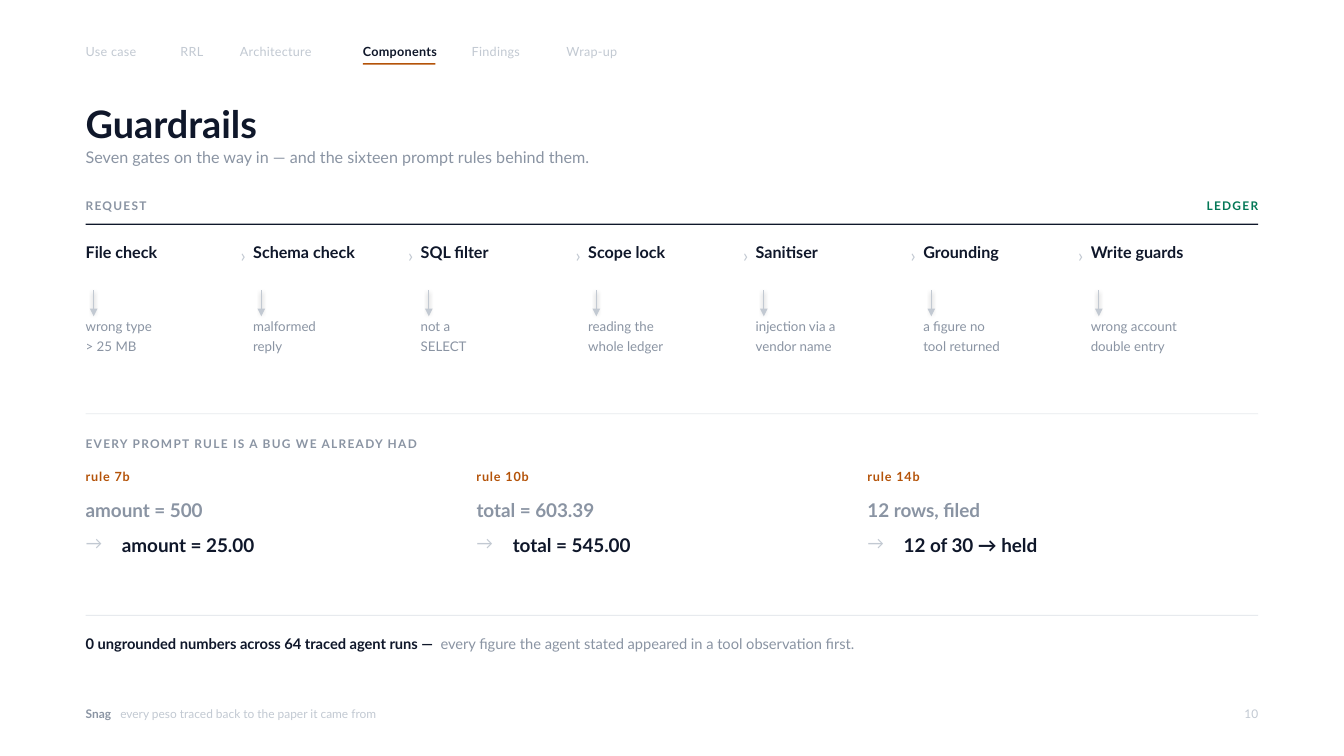
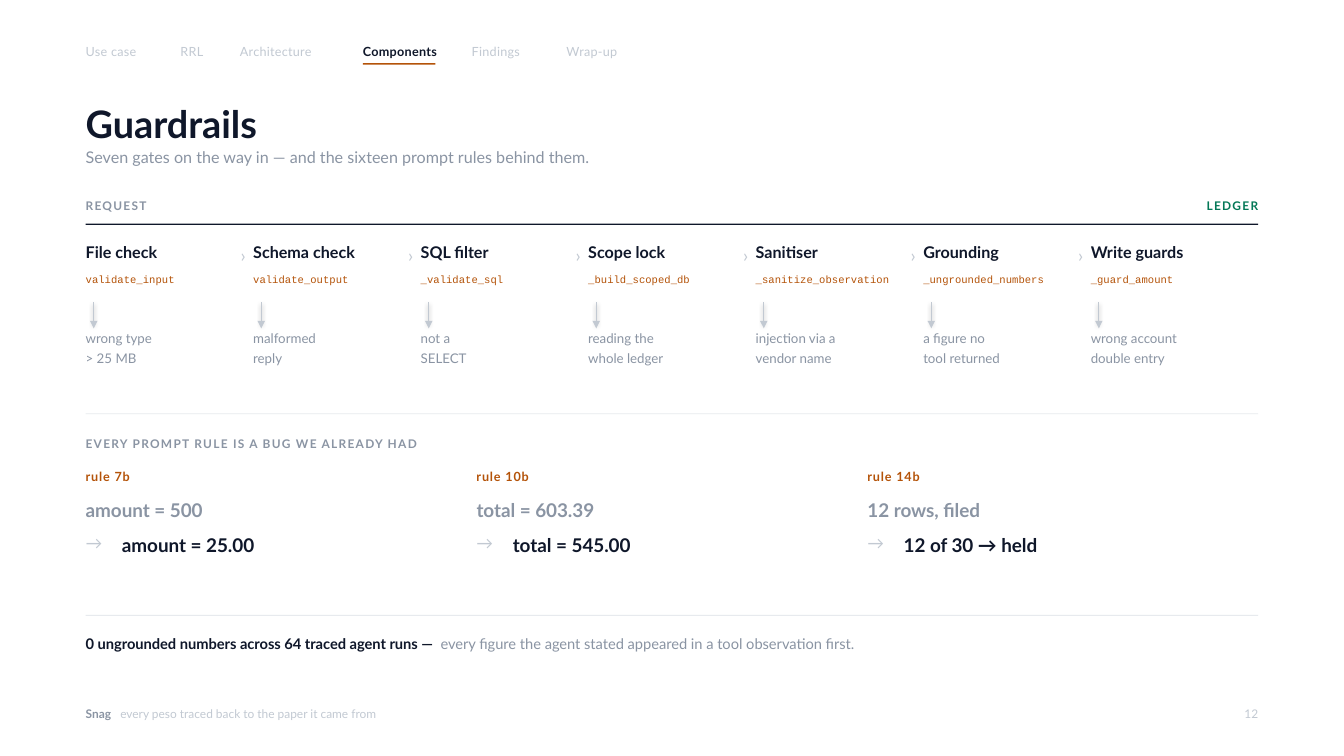
Before and after one commit to CuteBabyTank/STAI_OCR, a slide deck: slide 12 of docs/presentation/Snag_Final_Capstone.pptx (slide 10 before the commit). Drawn at 1344x756 pixels with LibreOffice and Linux fonts; fonts in the diff are those of the drawing. Boxes give left, top, right and bottom in pixels: in the first picture for what was removed or moved away, otherwise in the second. Text is boxed around its words. In the diff, an @@ line names an element or a change of style, - is before the commit and + after.

```diff
--- a/docs/presentation/Snag_Final_Capstone.pptx
+++ b/docs/presentation/Snag_Final_Capstone.pptx
@@ text added at (86,276,175,285), 7.5 pt, text #B45309 @@
+validate_input
@@ text added at (253,276,348,285), 7.5 pt, text #B45309 @@
+validate_output
@@ text added at (421,276,504,285), 7.5 pt, text #B45309 @@
+_validate_sql
@@ text added at (588,276,690,285), 7.5 pt, text #B45309 @@
+_build_scoped_db
@@ text added at (756,276,889,284), 7.5 pt, text #B45309 @@
+_sanitize_observation
@@ text added at (923,276,1044,285), 7.5 pt, text #B45309 @@
+_ungrounded_numbers
@@ text added at (1091,276,1174,285), 7.5 pt, text #B45309 @@
+_guard_amount
@@ 7 texts, 7 lines, 7 triangles: place and size @@
-7 texts, 7 lines, 7 triangles at (86,290,1177,354)
+7 texts, 7 lines, 7 triangles at (86,302,1177,366)
@@ text at (1244,710,1258,718): text changed @@
-10
+12
```
Also in this commit, not shown: 11 other slides changed, 7 slides added, 1 slide removed, 3 other files.
